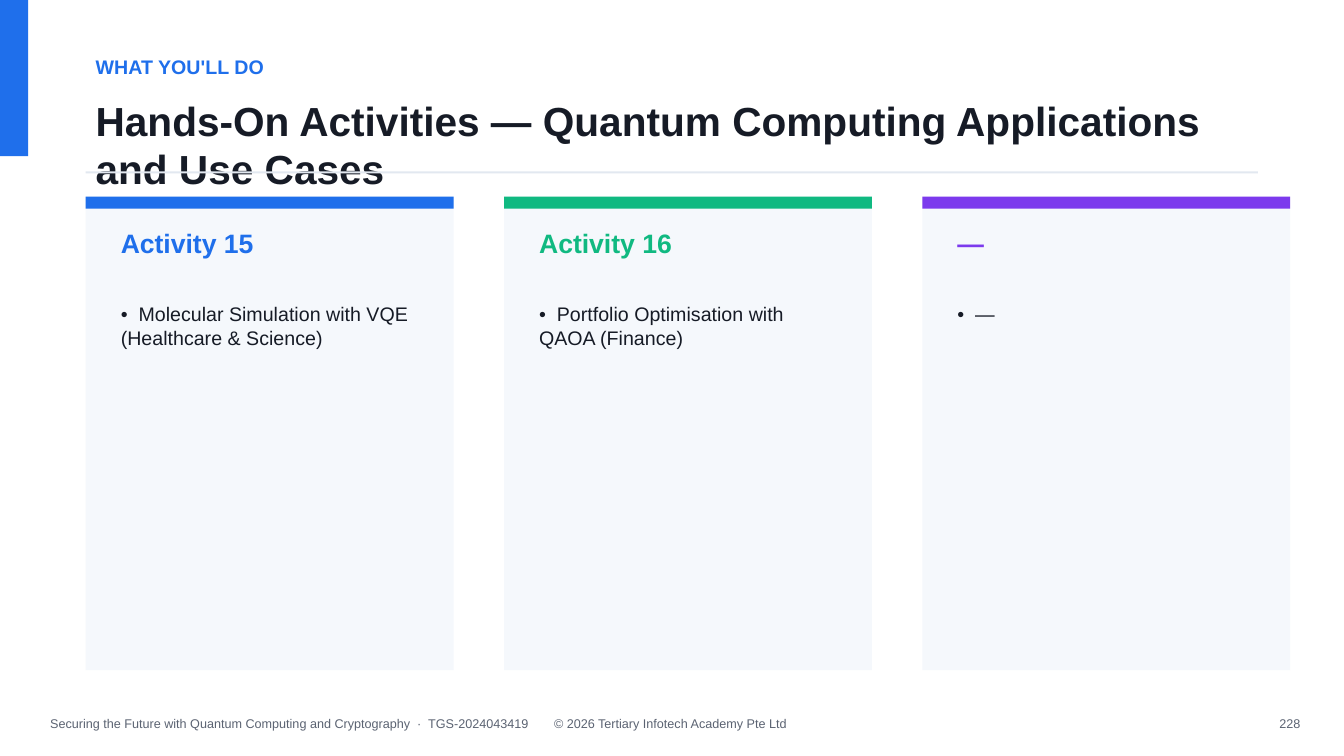
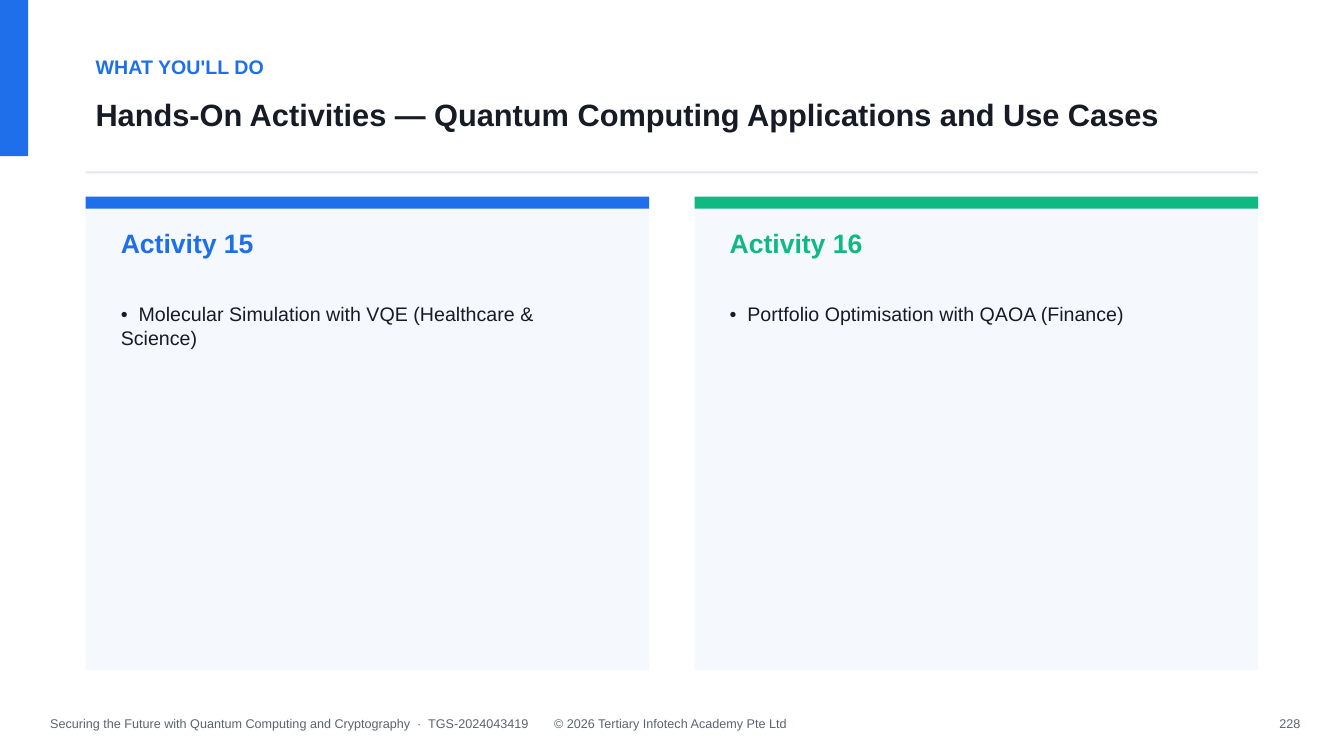
Before and after one commit to alfredang/quantum-algorithms, a slide deck: slide 229 of courseware/WSQ - Master Trainer Slides - Securing the Future with Quantum Computing and Cryptography - v12.0.pptx. Drawn at 1344x756 pixels with LibreOffice and Linux fonts; fonts in the diff are those of the drawing. Boxes give left, top, right and bottom in pixels: in the first picture for what was removed or moved away, otherwise in the second. Text is boxed around its words. In the diff, an @@ line names an element or a change of style, - is before the commit and + after.

```diff
--- a/courseware/WSQ - Master Trainer Slides - Securing the Future with Quantum Computing and Cryptography - v12.0.pptx
+++ b/courseware/WSQ - Master Trainer Slides - Securing the Future with Quantum Computing and Cryptography - v12.0.pptx
@@ text "Hands-On Activities — Quantum Computing ..." at <box>96,103,1159,132</box>: size 29 to 22 pt @@
@@ rectangle: place and size @@
-rectangle at <box>86,197,454,670</box>
+rectangle at <box>86,197,649,670</box>
@@ rectangle: place and size @@
-rectangle at <box>86,197,454,209</box>
+rectangle at <box>86,197,649,209</box>
@@ rectangle removed at <box>504,197,872,670</box> @@
@@ rectangle: place and size @@
-rectangle at <box>923,197,1291,670</box>
+rectangle at <box>695,197,1258,670</box>
@@ rectangle: place and size @@
-rectangle at <box>504,197,872,209</box>
+rectangle at <box>695,197,1258,209</box>
@@ rectangle removed at <box>923,197,1291,209</box> @@
@@ text "Activity 16": place and size @@
-text "Activity 16" at <box>539,233,672,258</box>
+text "Activity 16" at <box>730,233,863,258</box>
@@ text removed at <box>948,222,1270,282</box> @@
-—
@@ text "• Molecular Simulation with VQE ..." rewrapped from <box>121,306,407,349</box> to <box>121,306,514,349</box> @@
@@ text "• Portfolio Optimisation with QAOA ..." rewrapped from <box>539,306,784,349</box> to <box>747,306,1124,325</box> @@
@@ text removed at <box>948,297,1270,640</box> @@
-• —
```
Also in this commit, not shown: 19 other slides changed, 7 other files.
